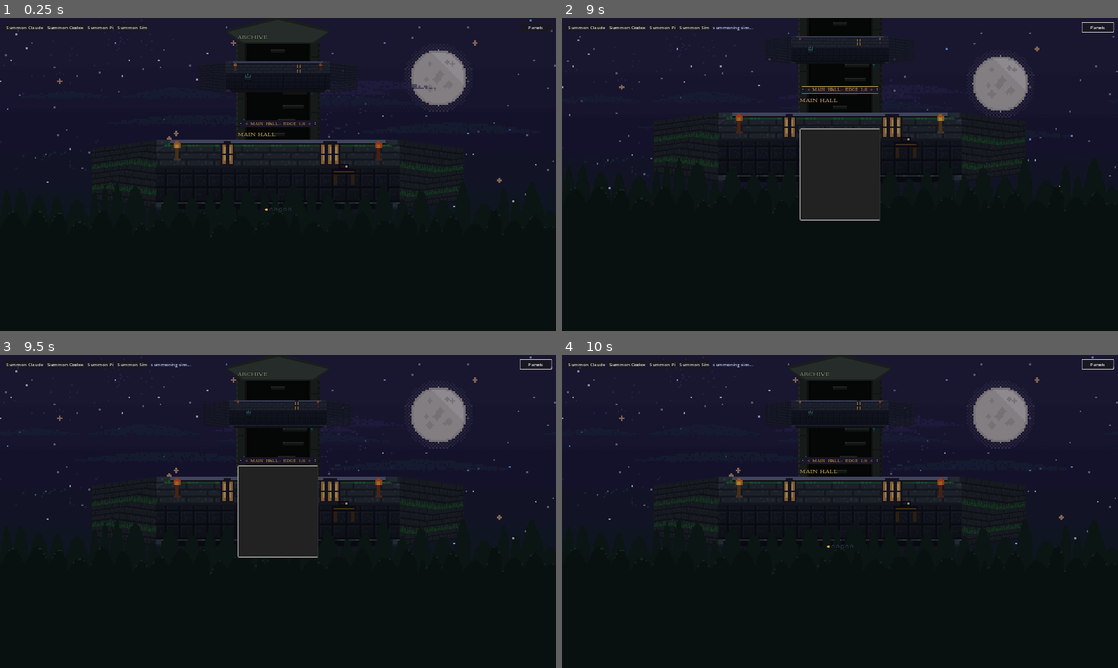
Above: before the commit, frames 1-4 (two rows, left to right).
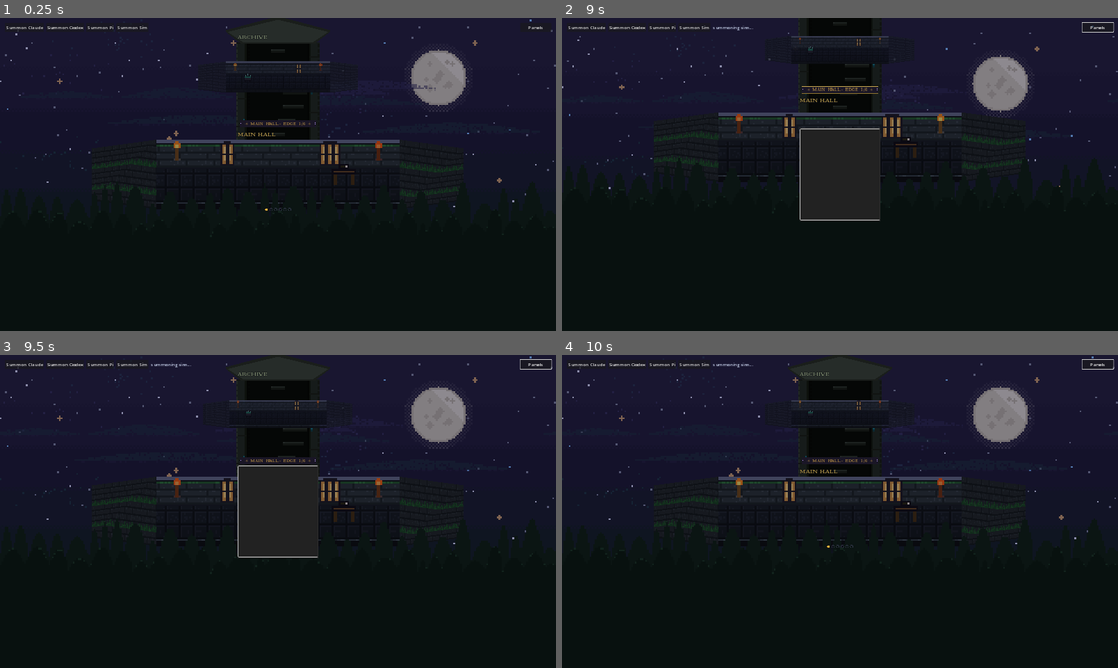
Above: after the commit, the same moments.

Repository: Kiriketsuki/agenKic-orKistrator
Game: Godot game, scene res://scenes/main.tscn
Same seed, same stepped clock (60 frames per second), same inputs: the game is played once before the commit and once after it.
Inputs (mouse positions are in pixels of both pictures, inside the frame that each line leads up to):
- Up to frame 1 (0.25 s): no input
- Up to frame 2 (9 s): click "Summon Claude" at 0.5 s; click "Summon Codex" at 1.25 s; click "Summon Pi" at 2 s; click "Summon Sim" at 2.75 s; click "Panels" at 3.5 s; tap Enter at 4.25, 5.75, 7.35, 8.75 s; drag from (840, 208) to (895, 105) at 4.27 s; tap Space at 5, 7.25 s; drag from (728, 190) to (812, 237) at 5.02 s; move the mouse to (895, 105) at 5.77 s; hold E (rotate_right) 5.78-6.5 s; hold Tab (toggle_floor_tabs) 5.78-6.5 s; drag from (812, 237) to (673, 127) at 6.52 s; move the mouse to (1006, 221) at 7.27 s; hold Q (rotate_left) 7.28-8 s; drag from (673, 127) to (756, 96) at 8.02 s; move the mouse to (867, 174) at 8.77 s; hold Down from 8.78 s (still down); tap 1 at 8.85 s; click (867, 174) at 8.92 s
- Up to frame 3 (9.5 s): keep holding Down
- Up to frame 4 (10 s): release Down at 9.5 s; tap Space at 9.5 s; drag from (756, 433) to (728, 527) at 9.52 s

The runs differ from the first frame. In frame 1, 0.1% of the frame differs, in the area x 28-72%, y 13-61%; in frame 2, 0.1%; in frame 3, 0.1%; in frame 4, 0.1%.

Commit message:
fix(tower): align front-face dressing with the prism, hide the slab
The dressing kept the Phase 4 chamfered octagon while the prism front
face is a plain rect, so the corner notches, the background fill and
the cornice bar read as a second floating octagon with torches on it.
The slab polygon is now the face rect, the background silhouette no
longer renders, and the wall band, lip and cornice run corner to
corner on the face.

Diff:
--- a/godot/scripts/tower/floor_scene.gd
+++ b/godot/scripts/tower/floor_scene.gd
@@ -629,19 +629,19 @@
 	# mirrors this same distance rule.
 
 
-## Demo-parity front-face outline: a rectangle with chamfered short ends (the
-## HTML demo's clip-path). Callers pass the prism face width, so T15 load
-## reaches it two ways. Breathe scales the whole footprint, and the side-count
-## bucket divides that footprint into more and narrower faces.
+## Outline of the prism's front face. FloorPrism draws that face as a plain
+## rect of width x _floor_height centred on the origin, so this returns the same
+## rect. A chamfer here used to cut the corners off the dressing and let the
+## prism show through, which read as a second octagon floating in front of the
+## wall. Callers pass the prism face width, so T15 load reaches it two ways.
+## Breathe scales the whole footprint, and the side-count bucket divides that
+## footprint into more and narrower faces.
 func _slab_polygon(width: float) -> PackedVector2Array:
 	var hw: float = width / 2.0
 	var hh: float = _floor_height / 2.0
-	var ch: float = minf(8.0, hh)
 	return PackedVector2Array([
-		Vector2(-hw + ch, -hh), Vector2(hw - ch, -hh),
-		Vector2(hw, -hh + ch), Vector2(hw, hh - ch),
-		Vector2(hw - ch, hh), Vector2(-hw + ch, hh),
-		Vector2(-hw, hh - ch), Vector2(-hw, -hh + ch),
+		Vector2(-hw, -hh), Vector2(hw, -hh),
+		Vector2(hw, hh), Vector2(-hw, hh),
 	])
 
 
@@ -670,12 +670,15 @@
 
 func _rebuild_background() -> void:
 	var scaled: PackedVector2Array = _slab_polygon(_face_width())
-	# Phase 4 — the slab carries no wall texture any more. It is the silhouette
-	# behind the three bands, so it only fills the gaps the bands leave.
+	# Phase 6 — the prism draws every wall face, so the slab has nothing left to
+	# fill. It stayed visible behind the bands and painted a second silhouette on
+	# top of the prism. The node keeps its polygon for the public API and for
+	# EdgeGlow, and it no longer renders.
 	_background.polygon = scaled
 	_background.texture = null
 	_background.uv = PackedVector2Array()
 	_background.color = Color(0.129, 0.145, 0.184, 1.0)
+	_background.visible = false
 	if _edge_glow:
 		_edge_glow.points = scaled
 		var mat: ShaderMaterial = _edge_glow.material as ShaderMaterial
@@ -808,15 +811,14 @@
 		return
 	var hw: float = width / 2.0
 	var hh: float = _floor_height / 2.0
-	var ch: float = minf(8.0, hh)
 	var wall_line: float = -hh + WALL_BAND_HEIGHT
 	var plane_bottom: float = wall_line + PLANE_DEPTH
 
-	# Band A follows the slab's top chamfer so it never spills past the edge.
+	# Band A covers the top of the prism front face, corner to corner. The face
+	# is a plain rect, so a chamfer here would expose the prism behind it.
 	var wall_pts := PackedVector2Array([
-		Vector2(-hw + ch, -hh), Vector2(hw - ch, -hh),
-		Vector2(hw, -hh + ch), Vector2(hw, wall_line),
-		Vector2(-hw, wall_line), Vector2(-hw, -hh + ch),
+		Vector2(-hw, -hh), Vector2(hw, -hh),
+		Vector2(hw, wall_line), Vector2(-hw, wall_line),
 	])
 	_wall_band.polygon = wall_pts
 	# UVs in texture pixels so the 16 px tile repeats across the wall.
@@ -850,23 +852,22 @@
 			Vector2(hw, wall_line + SEAM_HEIGHT), Vector2(-hw, wall_line + SEAM_HEIGHT),
 		])
 
-	# Band C tucks inside the bottom chamfer.
+	# Band C runs the full face width, flush with the bottom edge.
 	var lip_top: float = hh - FRONT_LIP_HEIGHT
-	var lip_inset: float = maxf(0.0, ch - FRONT_LIP_HEIGHT)
 	_front_lip.polygon = PackedVector2Array([
-		Vector2(-hw + lip_inset, lip_top), Vector2(hw - lip_inset, lip_top),
-		Vector2(hw - ch, hh), Vector2(-hw + ch, hh),
+		Vector2(-hw, lip_top), Vector2(hw, lip_top),
+		Vector2(hw, hh), Vector2(-hw, hh),
 	])
 
-	# Flush trim. It sits inside the top chamfer and overhangs nothing.
+	# Flush trim. It runs the full face width and overhangs nothing.
 	_cornice.polygon = PackedVector2Array([
-		Vector2(-hw + ch, -hh), Vector2(hw - ch, -hh),
-		Vector2(hw - ch, -hh + 2.0), Vector2(-hw + ch, -hh + 2.0),
+		Vector2(-hw, -hh), Vector2(hw, -hh),
+		Vector2(hw, -hh + 2.0), Vector2(-hw, -hh + 2.0),
 	])
 	if _cornice_shadow != null and is_instance_valid(_cornice_shadow):
 		_cornice_shadow.polygon = PackedVector2Array([
-			Vector2(-hw + ch, -hh + 2.0), Vector2(hw - ch, -hh + 2.0),
-			Vector2(hw - ch, -hh + 3.0), Vector2(-hw + ch, -hh + 3.0),
+			Vector2(-hw, -hh + 2.0), Vector2(hw, -hh + 2.0),
+			Vector2(hw, -hh + 3.0), Vector2(-hw, -hh + 3.0),
 		])
 
 
